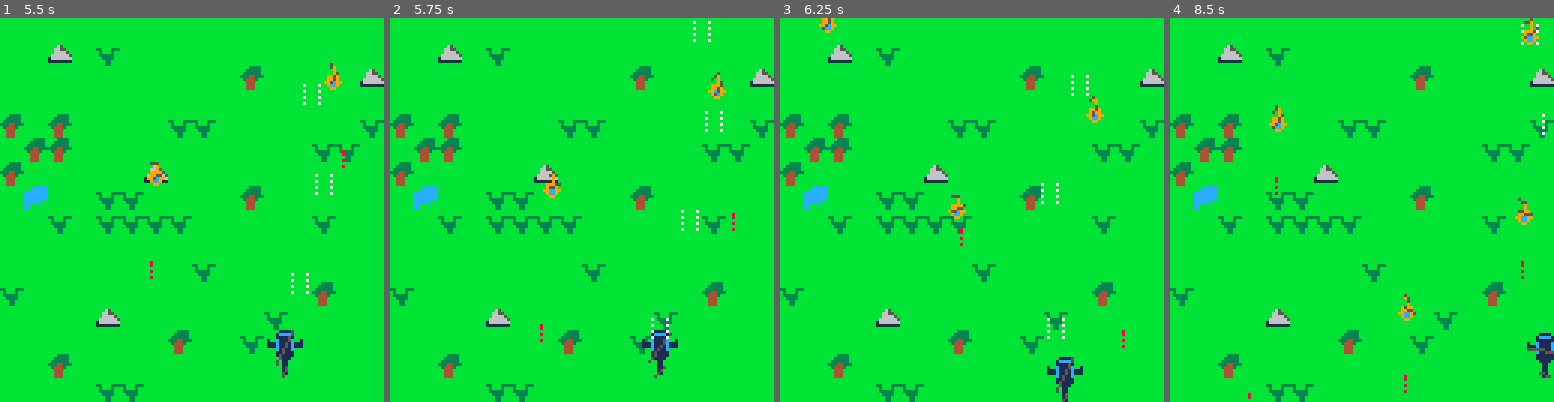
Above: before the commit, frames 1-4 (left to right).
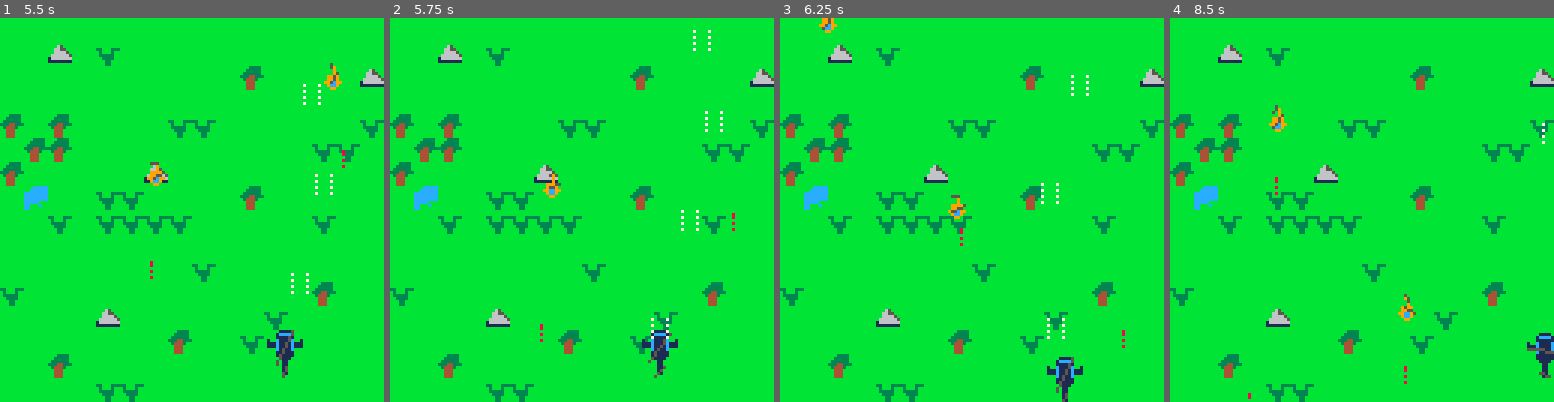
Above: after the commit, the same moments.

Repository: zeenix/pico-8
Game: PICO-8 cartridge airwolf/airwolf.p8
Same seed, same stepped clock (60 frames per second), same inputs: the game is played once before the commit and once after it.
Inputs:
- Up to frame 1 (5.5 s): tap X (X key) at 0.33, 1.07, 1.85, 2.97, 4.08, 5.2 s; tap O (Z key) at 0.7, 1.7, 2.1, 2.5, 2.9, 3.3, 3.7, 4.1, 4.5, 4.9, 5.3 s; hold Right 1.6-2.1 s; hold Up 2.15-2.42 s; hold Right 2.47-3.03 s; hold Left 3.08-3.58 s; hold Down 3.63-3.97 s; hold Right 4.02-4.68 s; hold Up 4.73-5.03 s; hold Left from 5.08 s (still down)
- Up to frame 2 (5.75 s): release Left at 5.68 s; tap O (Z key) at 5.7 s; hold Down from 5.73 s (still down)
- Up to frame 3 (6.25 s): release Down at 6.03 s; hold Right from 6.08 s (still down); tap O (Z key) at 6.1 s
- Up to frame 4 (8.5 s): tap X (X key) at 6.32, 7.43 s; tap O (Z key) every 0.4 s from 6.5 to 8.1 s; release Right at 6.58 s; hold Right 6.63-7.13 s; hold Up 7.18-7.45 s; hold Right 7.5-8.07 s; hold Left from 8.12 s (still down)

Frame 1 is identical in both runs. In frame 2, 0.3% of the frame differs, in the area x 78-88%, y 0-22%; in frame 3, 0.2%; in frame 4, 0.5%, in the area x 60-98%, y 0-98%.

Commit message:
Can now shoot down enemies \o/

Diff:
--- a/airwolf/enemy_aircraft.lua
+++ b/airwolf/enemy_aircraft.lua
@@ -58,6 +58,9 @@
         -- Just move the enemy aircraft back to its previous position.
         self.entity.x = x
         self.entity.y = y
+    elseif victim == "airwolf-bullet" then
+        sfx(2)
+        return true
     end
 
     return (self.entity.x > 127 or self.entity.y > 127)
--- a/airwolf/entity.lua
+++ b/airwolf/entity.lua
@@ -1,9 +1,13 @@
 Entity = {}
 Entity.__index = Entity
+
+local id = 0 -- Used to assign unique IDs to entities.
 
 -- width+height in number of sprites (IOW multiple of 8 pixels)
 function Entity:new(x, y, sprite, width, height, is_enemy)
     local this = setmetatable({}, Entity)
+    id += 1
+    this.id = id
     this.x = x
     this.y = y
     this.sprite_num = sprite
@@ -19,8 +23,16 @@
 end
 
 function Entity:collided_with()
-    if self:collided(airwolf.entity) then
-        return "airwolf"
+    if self:collided(airwolf.entity) then return "airwolf"
+    else
+        for e in all(entities.entities) do
+            local e = e.entity
+            if self:collided(e) then
+                if e.sprite_num == 64 then return "airwolf-bullet"
+                elseif e.sprite_num == 65 then return "enemy-bullet"
+                else return "enemy" end
+            end
+        end
     end
 end
 
@@ -28,6 +40,8 @@
     local e = self
     local o = other
 
+    if (e.id == o.id) return false -- Skip self.
+
     return e.x < o.x + (o.width * 8) and
            e.x + (e.width * 8) > o.x and
            e.y < o.y + (o.height * 8) and
